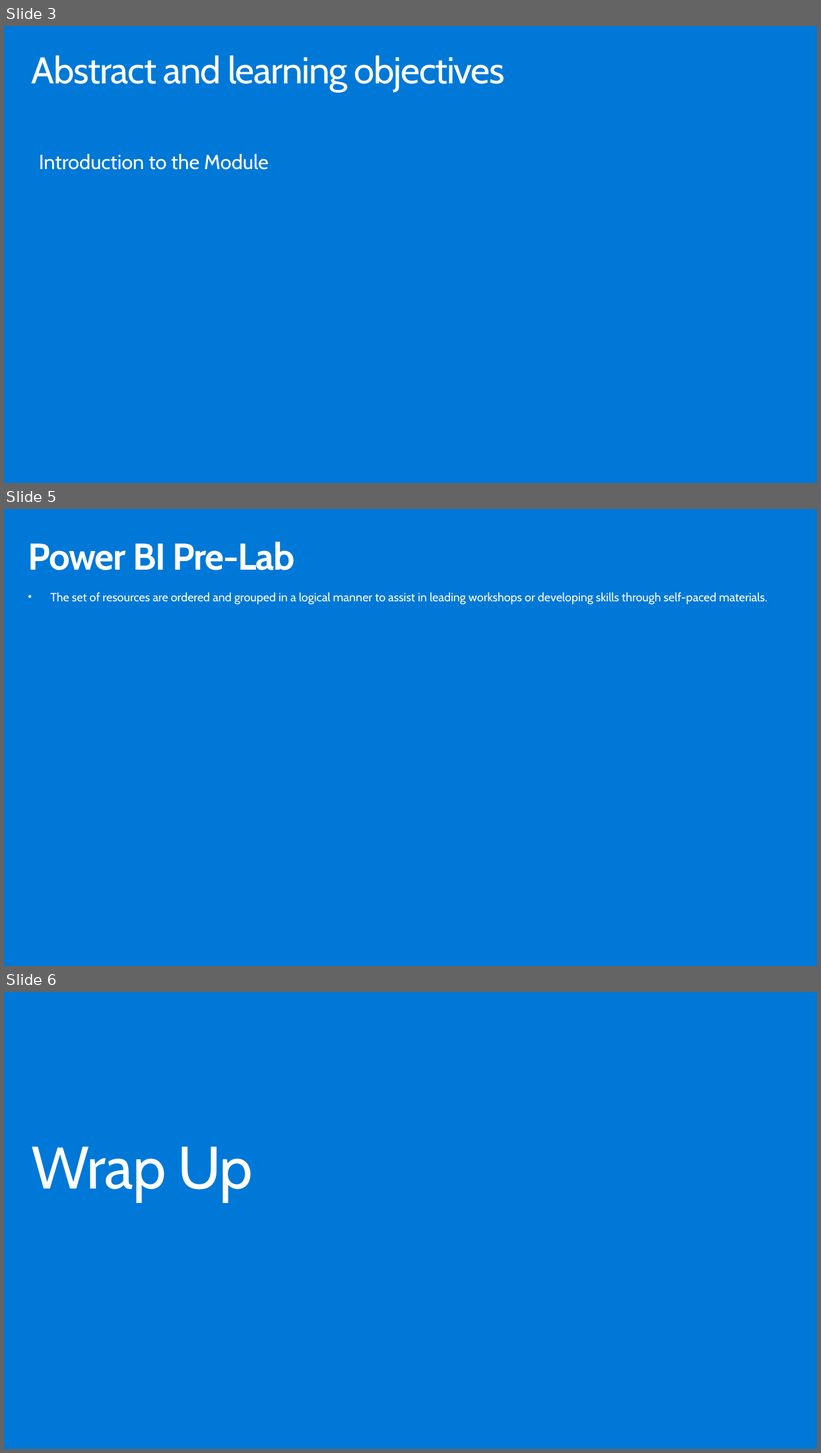
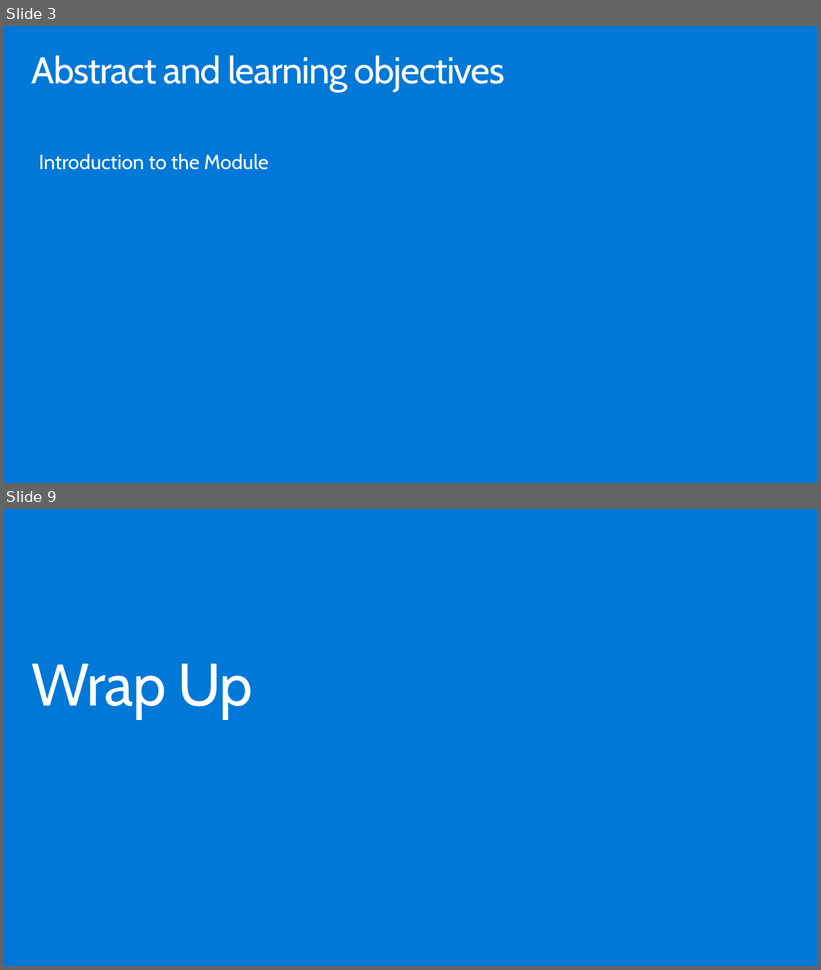
Before and after one commit to hnc198/AzurePowerBI, a slide deck: 4. Hands-on Modules/Power BI Service/1. Introduction to Power BI Service.pptx. Shown one above the other, each under a label of ours: slides 3, 5 and 6 before the commit, slides 3 and 9 after it; the slides between them are not shown. The pictures are 821x1453 and 821x970 pixels, drawn with LibreOffice and Linux fonts; fonts in the diff are those of the drawing. Boxes give left, top, right and bottom in pixels: in the first picture for what was removed or moved away, otherwise in the second. Text is boxed around its words. In the diff, an @@ line names an element or a change of style, - is before the commit and + after.

```diff
--- a/4. Hands-on Modules/Power BI Service/1. Introduction to Power BI Service.pptx
+++ b/4. Hands-on Modules/Power BI Service/1. Introduction to Power BI Service.pptx
@@ slide 5 removed at (x1=4, y1=509, x2=817, y2=966), background #0078D7 @@
@@ title removed at (x1=28, y1=541, x2=295, y2=570) @@
-Power BI Pre-Lab
@@ text removed at (x1=50, y1=592, x2=768, y2=605) @@
-• The set of resources are ordered and grouped in a logical manner to assist in leading workshops or developing skills through self-paced materials.
@@ what was slide 6 is now slide 9 @@
```
Also in this commit, not shown: 1 slide changed, 4 slides added, 10 other files.
